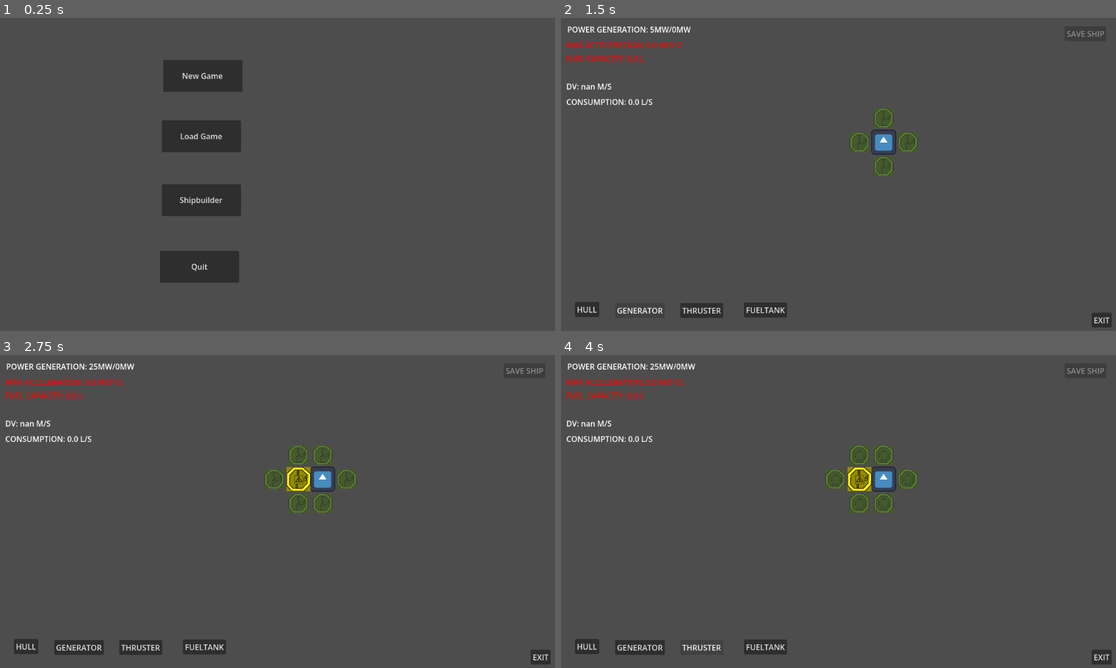
Above: before the commit, frames 1-4 (two rows, left to right).
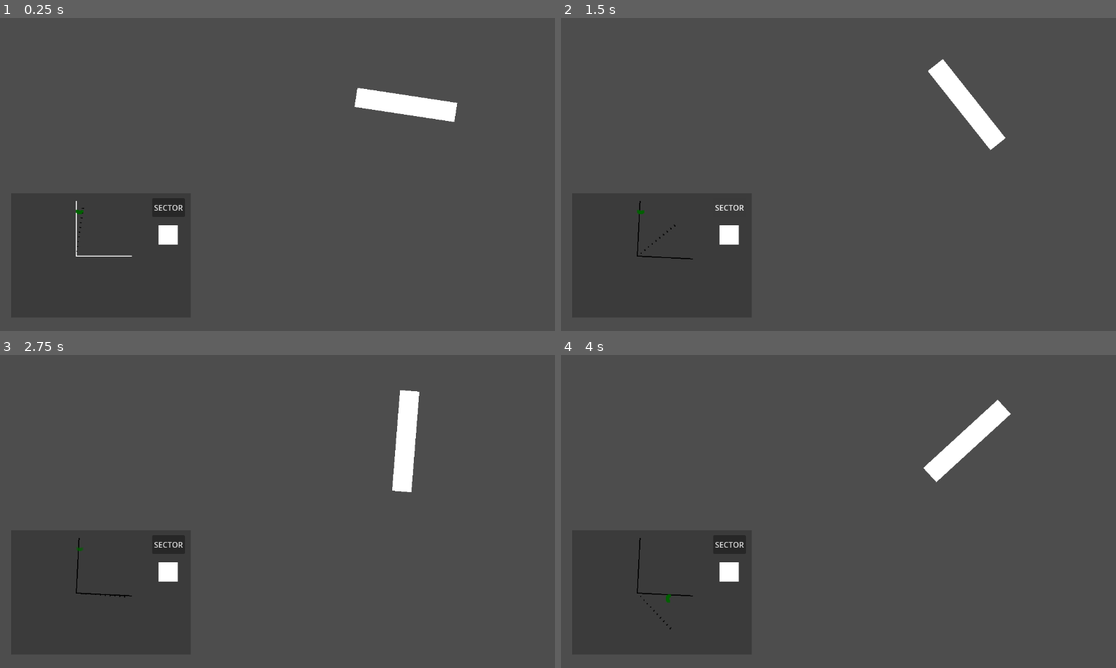
Above: after the commit, the same moments.

Repository: Ciken-taste/modular-ship-game
Game: Godot game, scene res://radar_test_scene.tscn
The game is run twice, just before and just after one commit, with the same random seed, the same clock (stepped at 60 frames per second) and the same inputs. Before the commit the project starts from res://mainmenu/main_menu.tscn. The engine's default icon, where the game draws it, is replaced by a stand-in: a white triangle on a blue panel in a dark square.
Inputs (mouse positions are in pixels of both pictures, inside the frame that each line leads up to):
- Up to frame 1 (0.25 s): no input
- Up to frame 2 (1.5 s): click (727, 208) at 0.5 s, where only the run after the commit has a clickable "SECTOR"; click "GENERATOR" (after the commit: "SECTOR") at 1.25 s
- Up to frame 3 (2.75 s): click (299, 480) at 2.02 s
- Up to frame 4 (4 s): click (588, 646) at 2.75 s, where only the run before the commit has a clickable "HULL"; click (699, 646) at 3.5 s, where only the run before the commit has a clickable "THRUSTER"

The runs differ from the first frame. In frame 1, 6.4% of the frame differs, in the area x 13-83%, y 13-85%; in frame 2, 4.1%; in frame 3, 5.2%; in frame 4, 5.2%.

Commit message:
Added a radar system

Diff:
--- a/project.godot
+++ b/project.godot
@@ -15,11 +15,10 @@
 [application]
 
 config/name="Spaceship"
-run/main_scene="uid://5atq6m51yiw2"
+run/main_scene="uid://bay6wuvf4cgsq"
 config/features=PackedStringArray("4.6", "Forward Plus")
 config/icon="res://icon.svg"
 
 [display]
 
-window/size/mode=2
 window/stretch/mode="viewport"
--- /dev/null
+++ b/radar_dot.gd
@@ -0,0 +1,10 @@
+extends Node2D
+
+
+func _physics_process(_delta: float) -> void:
+	modulate.a -= 0.005
+
+
+
+func _on_timer_timeout() -> void:
+	queue_free()
--- /dev/null
+++ b/radar_dot.tscn
@@ -0,0 +1,19 @@
+[gd_scene format=3 uid="uid://dmlxo3blb34u8"]
+
+[ext_resource type="Script" uid="uid://de06i57o4ub1r" path="res://radar_dot.gd" id="1_cfdxd"]
+
+[node name="RadarDot" type="Node2D" unique_id=1144177443]
+script = ExtResource("1_cfdxd")
+
+[node name="ColorRect" type="ColorRect" parent="." unique_id=1521432419]
+offset_left = -3.0
+offset_top = -3.0
+offset_right = 3.0
+offset_bottom = 3.0
+color = Color(1.7447397e-07, 0.38016427, 5.2943824e-07, 1)
+
+[node name="Timer" type="Timer" parent="." unique_id=541169106]
+wait_time = 5.0
+autostart = true
+
+[connection signal="timeout" from="Timer" to="." method="_on_timer_timeout"]
--- /dev/null
+++ b/radar_system.gd
@@ -0,0 +1,84 @@
+extends Node2D
+
+@onready var dish := ($RadarDish as Node2D)
+@onready var ray := ($RadarDish/RayCast2D as RayCast2D)
+
+@onready var display := ($Display as Node2D)
+
+@export var radar_size : float = 10000
+
+
+@onready var scroll := ($Display/Scroll as Area2D)
+@onready var sector_indicator := ($Display/Sector as Node2D)
+var hovering_sector : bool = false
+var sector_enabled : bool = false
+var sector : float = 0.05
+
+var dish_speed : float = 0.01
+
+func _ready() -> void:
+	ray.target_position = Vector2(0, -radar_size)
+
+
+func _physics_process(_delta: float) -> void:
+	dish.rotation += dish_speed
+	var x : int = 0
+	while x < 10:
+		x += 1
+		var new_dot = preload("res://range_dot.tscn").instantiate()
+		new_dot.global_position = display.global_position - Vector2(sin(-dish.rotation), cos(-dish.rotation)) * 10 * x
+		add_child(new_dot)
+
+
+	if ray.is_colliding():
+		# 1 = radar_size away
+		var collision_pos : Vector2 = (ray.get_collision_point() - dish.global_position) / (radar_size / 10)
+		print(collision_pos)
+		var new_dot = preload("res://radar_dot.tscn").instantiate()
+		new_dot.global_position = display.global_position + collision_pos * 10
+		add_child(new_dot)
+
+	# [0, 2pi]
+
+
+	if sector_enabled:
+		if sector > 2*PI: sector = 0
+		if sector < -2*PI: sector = 0
+		var dish_angle : float = dish.rotation - floor(dish.rotation / (4*PI)) * 4 * PI
+		dish_angle = remap(dish_angle, 0, 4*PI, -2*PI, 2*PI)
+		if dish_angle > sector + PI/2:
+			dish_speed = abs(dish_speed)
+			dish_speed *= -1
+		if dish_angle < sector:
+			dish_speed = abs(dish_speed)
+
+
+func _input(event: InputEvent) -> void:
+	if event is InputEventMouseButton:
+
+
+		if event.button_index == MOUSE_BUTTON_WHEEL_UP:
+			if hovering_sector:
+				sector -= 0.1
+				scroll.rotation -= 0.1
+		elif event.button_index == MOUSE_BUTTON_WHEEL_DOWN:
+			if hovering_sector:
+				sector += 0.1
+				scroll.rotation += 0.1
+		sector_indicator.rotation = sector
+
+
+func _on_area_2d_mouse_entered() -> void:
+	hovering_sector = true
+
+
+func _on_area_2d_mouse_exited() -> void:
+	hovering_sector = false
+
+
+func _on_button_pressed() -> void:
+	sector_enabled = not sector_enabled
+	if sector_enabled:
+		sector_indicator.modulate = Color(1, 0, 0)
+	else:
+		sector_indicator.modulate = Color(0, 0, 0)
--- /dev/null
+++ b/radar_test_scene.tscn
@@ -0,0 +1,89 @@
+[gd_scene format=3 uid="uid://bay6wuvf4cgsq"]
+
+[ext_resource type="Script" uid="uid://2nfg58sdmlie" path="res://radar_system.gd" id="1_y8x1c"]
+
+[sub_resource type="CircleShape2D" id="CircleShape2D_y8x1c"]
+radius = 29.068884
+
+[sub_resource type="CircleShape2D" id="CircleShape2D_vshru"]
+radius = 608.7627
+
+[node name="RadarTestScene" type="Node2D" unique_id=1853523109]
+
+[node name="RadarSystem" type="Node2D" parent="." unique_id=792900306]
+script = ExtResource("1_y8x1c")
+
+[node name="RadarDish" type="Node2D" parent="RadarSystem" unique_id=18469059]
+position = Vector2(841, 179)
+
+[node name="ColorRect" type="ColorRect" parent="RadarSystem/RadarDish" unique_id=1924956118]
+offset_left = -105.0
+offset_top = -19.0
+offset_right = 104.0
+offset_bottom = 21.0
+
+[node name="RayCast2D" type="RayCast2D" parent="RadarSystem/RadarDish" unique_id=1431376436]
+target_position = Vector2(0, -10000)
+collision_mask = 2
+
+[node name="Display" type="Node2D" parent="RadarSystem" unique_id=149386947]
+position = Vector2(158, 493)
+
+[node name="ColorRect" type="ColorRect" parent="RadarSystem/Display" unique_id=774921364]
+offset_left = -135.0
+offset_top = -130.0
+offset_right = 237.0
+offset_bottom = 127.0
+color = Color(0.23211989, 0.23211983, 0.23211983, 1)
+
+[node name="Button" type="Button" parent="RadarSystem/Display" unique_id=600690718]
+offset_left = 157.0
+offset_top = -120.0
+offset_right = 223.0
+offset_bottom = -81.0
+text = "SECTOR"
+
+[node name="Scroll" type="Area2D" parent="RadarSystem/Display" unique_id=135096397]
+position = Vector2(190, -44)
+
+[node name="CollisionShape2D" type="CollisionShape2D" parent="RadarSystem/Display/Scroll" unique_id=538496954]
+shape = SubResource("CircleShape2D_y8x1c")
+
+[node name="ColorRect" type="ColorRect" parent="RadarSystem/Display/Scroll" unique_id=283390638]
+offset_left = -20.0
+offset_top = -20.0
+offset_right = 20.0
+offset_bottom = 20.0
+
+[node name="Sector" type="Node2D" parent="RadarSystem/Display" unique_id=1122745560]
+
+[node name="ColorRect" type="ColorRect" parent="RadarSystem/Display/Sector" unique_id=2135792397]
+offset_left = -1.0
+offset_top = -114.0
+offset_right = 1.0
+offset_bottom = 1.0
+
+[node name="ColorRect2" type="ColorRect" parent="RadarSystem/Display/Sector" unique_id=507000462]
+offset_top = -1.0
+offset_right = 115.0
+offset_bottom = 1.0
+
+[node name="StaticBody2D2" type="StaticBody2D" parent="." unique_id=1345357772]
+position = Vector2(63404, 54274)
+collision_layer = 3
+
+[node name="CollisionShape2D" type="CollisionShape2D" parent="StaticBody2D2" unique_id=1506014497]
+position = Vector2(-61838, -63692)
+shape = SubResource("CircleShape2D_vshru")
+
+[node name="StaticBody2D3" type="StaticBody2D" parent="." unique_id=1588084836]
+position = Vector2(63404, 54274)
+collision_layer = 3
+
+[node name="CollisionShape2D" type="CollisionShape2D" parent="StaticBody2D3" unique_id=766632540]
+position = Vector2(-55723, -52958)
+shape = SubResource("CircleShape2D_vshru")
+
+[connection signal="pressed" from="RadarSystem/Display/Button" to="RadarSystem" method="_on_button_pressed"]
+[connection signal="mouse_entered" from="RadarSystem/Display/Scroll" to="RadarSystem" method="_on_area_2d_mouse_entered"]
+[connection signal="mouse_exited" from="RadarSystem/Display/Scroll" to="RadarSystem" method="_on_area_2d_mouse_exited"]
--- /dev/null
+++ b/range_dot.gd
@@ -0,0 +1,10 @@
+extends Node2D
+
+
+func _physics_process(_delta: float) -> void:
+	modulate.a -= 0.2
+
+
+
+func _on_timer_timeout() -> void:
+	queue_free()
--- /dev/null
+++ b/range_dot.tscn
@@ -0,0 +1,19 @@
+[gd_scene format=3 uid="uid://6tw7ik86bdfo"]
+
+[ext_resource type="Script" uid="uid://drp82x7fn5ccv" path="res://range_dot.gd" id="1_umkic"]
+
+[node name="RangeDot" type="Node2D" unique_id=1144177443]
+script = ExtResource("1_umkic")
+
+[node name="ColorRect" type="ColorRect" parent="." unique_id=1521432419]
+offset_left = -1.0
+offset_top = -1.0
+offset_right = 1.0
+offset_bottom = 1.0
+color = Color(0, 0, 0, 1)
+
+[node name="Timer" type="Timer" parent="." unique_id=541169106]
+wait_time = 5.0
+autostart = true
+
+[connection signal="timeout" from="Timer" to="." method="_on_timer_timeout"]
Not shown, added: radar_dot.gd.uid
Not shown, added: radar_system.gd.uid
Not shown, added: range_dot.gd.uid
